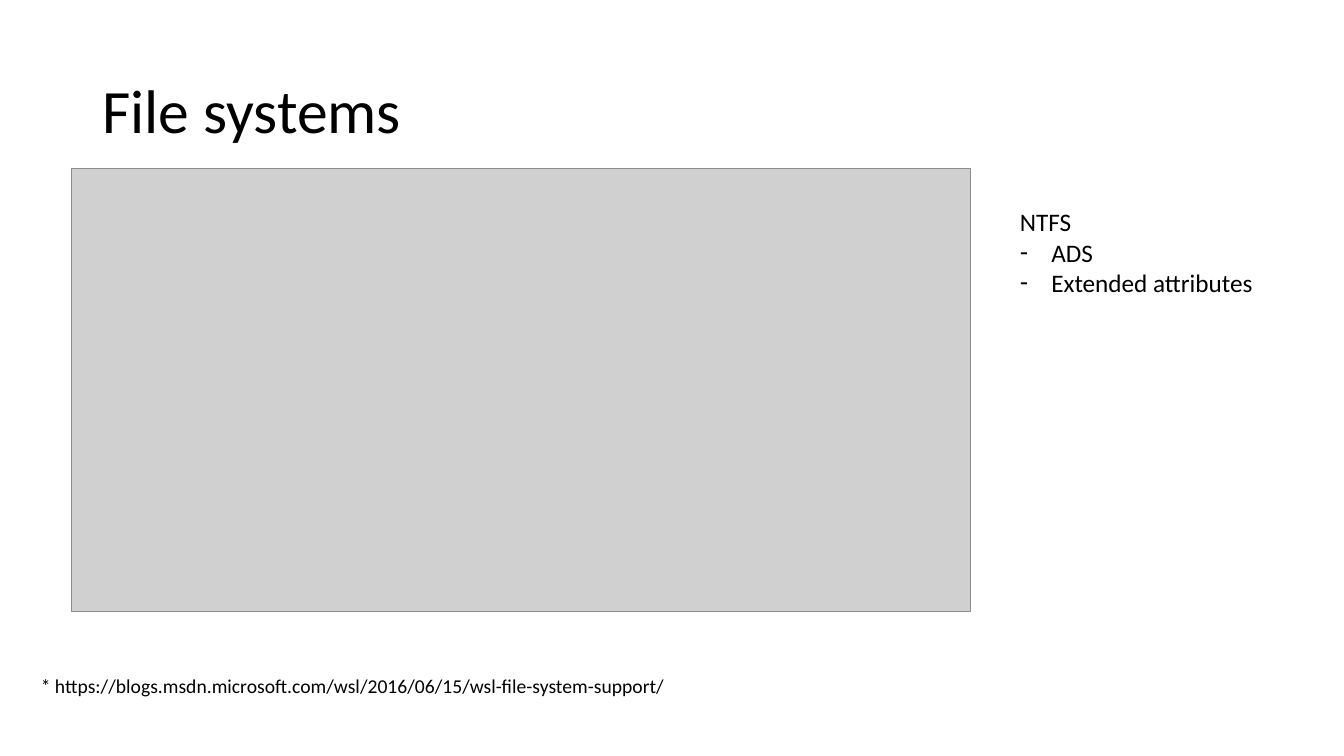
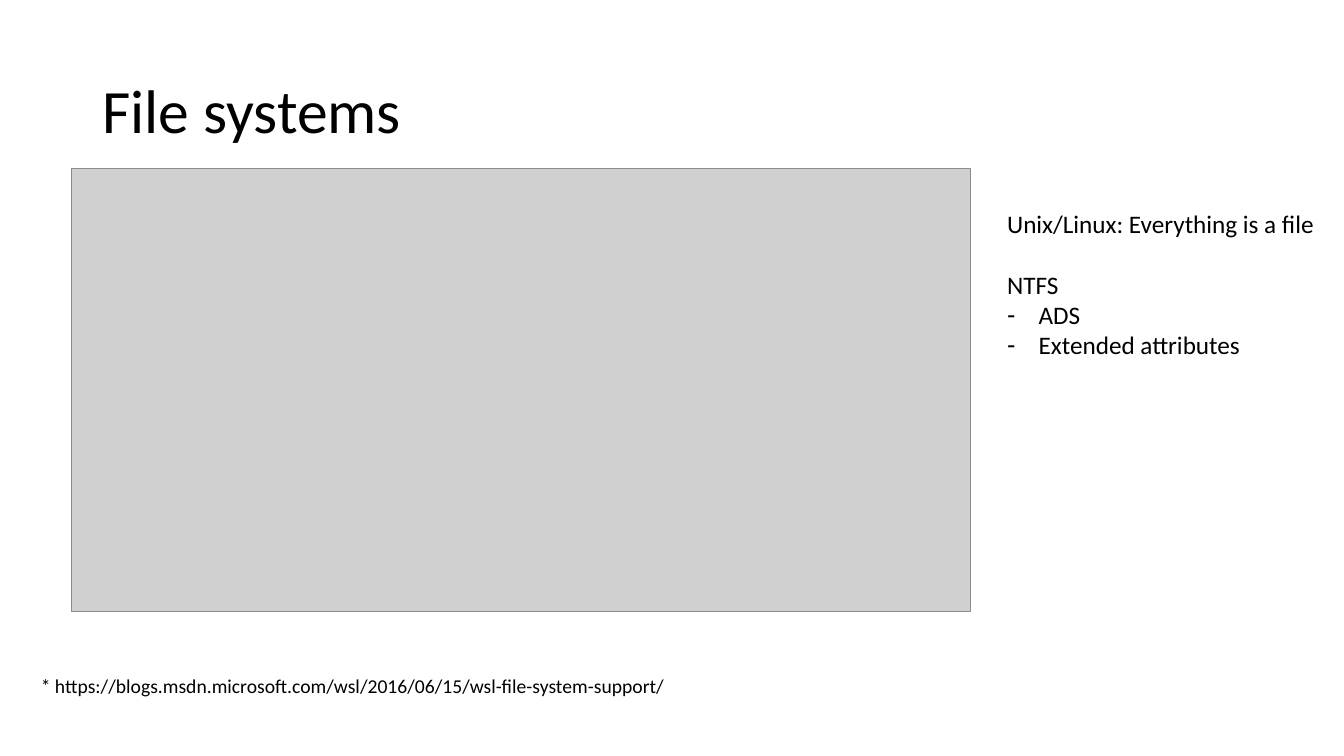
Before and after one commit to kpocza/LoWe, a slide deck: slide 11 of talks/entdev170222/EntDev170222_MSLovesLinux.pptx. Drawn at 1344x756 pixels with LibreOffice and Linux fonts; fonts in the diff are those of the drawing; grey boxes stand for pictures. Boxes give left, top, right and bottom in pixels: in the first picture for what was removed or moved away, otherwise in the second. Text is boxed around its words. In the diff, an @@ line names an element or a change of style, - is before the commit and + after.

Commit message:
Text paste support, updates to pptx

```diff
--- a/talks/entdev170222/EntDev170222_MSLovesLinux.pptx
+++ b/talks/entdev170222/EntDev170222_MSLovesLinux.pptx
@@ text "Unix/Linux: Everything is a file": place and size @@
-text "Unix/Linux: Everything is a file" at box(1020, 214, 1252, 293)
+text "Unix/Linux: Everything is a file" at box(1007, 215, 1314, 355)
@@ text at box(1007, 215, 1314, 238): paragraph added @@
+Unix/Linux: Everything is a file
```
Also in this commit, not shown: 9 other slides changed, 5 other files.
